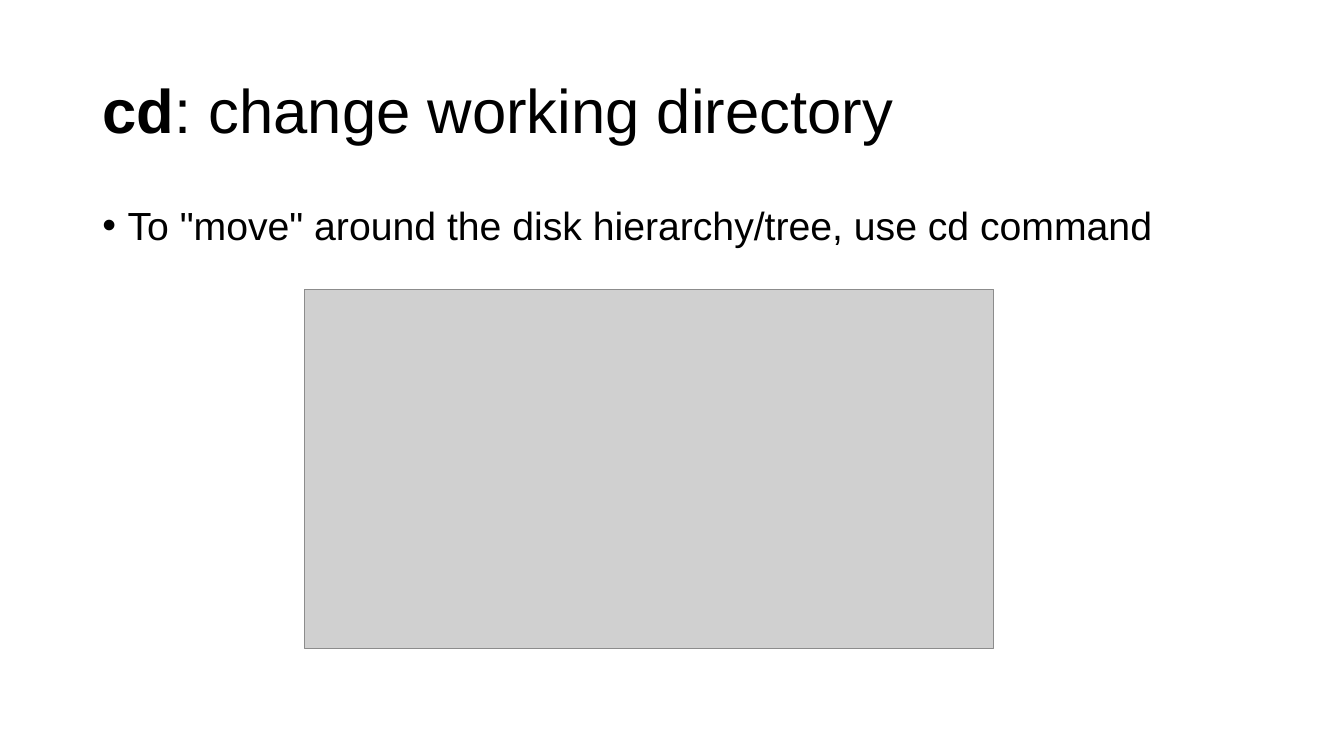
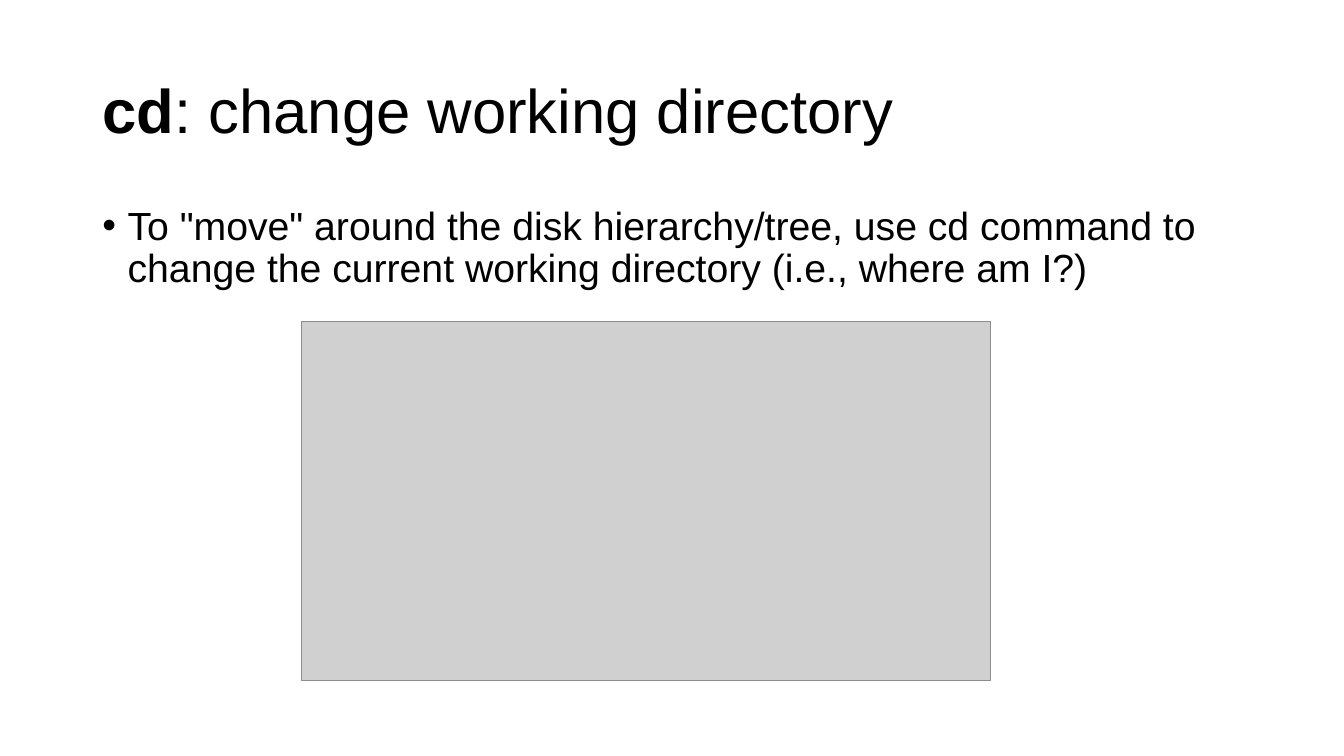
Before and after one commit to parrt/msds501, a slide deck: slide 10 of slides/terminal.pptx (slide 9 before the commit). Drawn at 1344x756 pixels with LibreOffice and Linux fonts; fonts in the diff are those of the drawing; grey boxes stand for pictures; background and template pictures are left out. Boxes give left, top, right and bottom in pixels: in the first picture for what was removed or moved away, otherwise in the second. Text is boxed around its words. In the diff, an @@ line names an element or a change of style, - is before the commit and + after.

```diff
--- a/slides/terminal.pptx
+++ b/slides/terminal.pptx
@@ text at (128, 211, 1196, 290): text changed @@
-• To "move" around the disk hierarchy/tree, use cd command
+• To "move" around the disk hierarchy/tree, use cd command to change the current working directory (i.e., where am I?)
@@ picture: place and size @@
-picture at (304, 289, 993, 649)
+picture at (301, 322, 990, 682)
```
Also in this commit, not shown: 12 other slides changed, 2 slides added, 1 slide removed.
